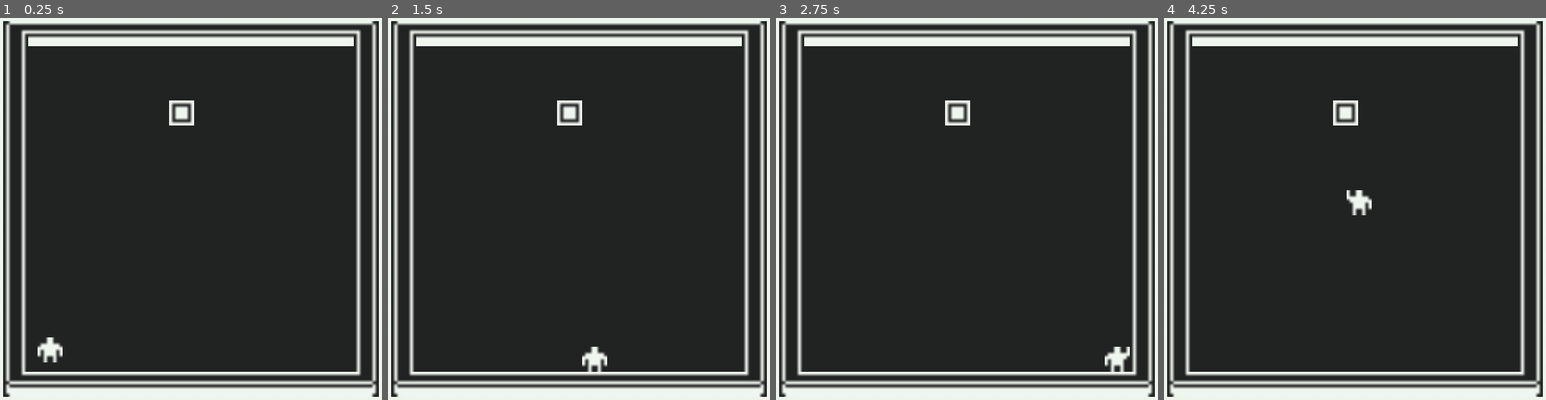
Above: before the commit, frames 1-4 (left to right).
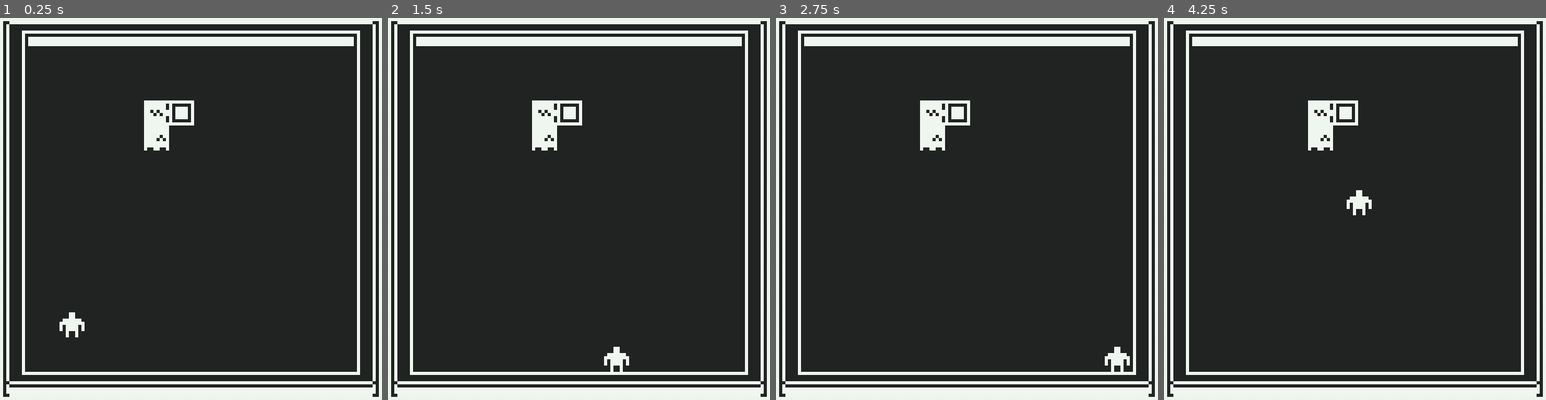
Above: after the commit, the same moments.

Repository: pageSwanson/library-game-series
Game: Godot game, scene res://Planet_0.tscn
Two runs of this game, one before a commit and one after it. Both use one fixed random seed, a clock stepped at 60 frames per second and the inputs below.
Inputs:
- Up to frame 1 (0.25 s): no input
- Up to frame 2 (1.5 s): tap Enter at 0.5 s; hold Right (move_right) 0.53-1.28 s; hold Down (move_down) from 1.28 s (still down)
- Up to frame 3 (2.75 s): tap Space at 2 s; release Down (move_down) at 2.03 s; hold Right (move_right) from 2.03 s (still down)
- Up to frame 4 (4.25 s): release Right (move_right) at 2.78 s; hold Up (move_up) 2.78-3.53 s; hold Left (move_left) from 3.53 s (still down)

The runs differ from the first frame. In frame 1, 9.5% of the frame differs, in the area x 1-99%, y 0-100%; in frame 2, 9.5%; in frame 3, 9.2%; in frame 4, 9.2%.

Commit message:
changes to the game for 03_03_2022 session
adding slime mechanic

Diff:
--- a/space-game/Castaway.gd
+++ b/space-game/Castaway.gd
@@ -1,12 +1,16 @@
 extends KinematicBody2D
 
+signal hit
 
 # Declare member variables here. Examples:
-export var speed = 200 # how fast the character moves across screen (pixels / s)
-var game_window_size
+export var speed : int = 200 # how fast the character moves across screen (pixels / s)
+var game_window_size : Vector2
 
 func set_position(input_position : Vector2) -> void:
 	position = input_position
+
+func enable_collisions() -> void:
+	$CollisionShape2D.set_deferred("disabled", false)
 
 # Called when the node enters the scene tree for the first time.
 func _ready():
@@ -32,7 +36,11 @@
 		elif velocity.x != 0:
 			$AnimatedSprite.play("right")
 			$AnimatedSprite.flip_h = velocity.x < 0 # the sprite should flip if true - by default, this is false (don't flip)
-	else:
-		$AnimatedSprite.play("idle")
 
 	move_and_slide(velocity * speed)
+	for i in get_slide_count():
+		var collision_layer : int = get_slide_collision(i).collider.get_collision_layer()
+		if collision_layer == 0b100:
+			hide()
+			$CollisionShape2D.set_deferred("disabled", true) # can't change physics properties within this method
+			emit_signal("hit")
--- a/space-game/Castaway.tscn
+++ b/space-game/Castaway.tscn
@@ -1,37 +1,31 @@
-[gd_scene load_steps=9 format=2]
+[gd_scene load_steps=8 format=2]
 
 [ext_resource path="res://art/tile_0007.png" type="Texture" id=1]
 [ext_resource path="res://art/tile_0006.png" type="Texture" id=2]
 [ext_resource path="res://Castaway.gd" type="Script" id=3]
 [ext_resource path="res://art/tile_0011.png" type="Texture" id=4]
 [ext_resource path="res://art/tile_0004.png" type="Texture" id=5]
-[ext_resource path="res://art/tile_0005.png" type="Texture" id=6]
 
 [sub_resource type="SpriteFrames" id=1]
 animations = [ {
-"frames": [ ExtResource( 2 ) ],
+"frames": [ ExtResource( 1 ) ],
 "loop": true,
-"name": "right",
+"name": "push_up",
 "speed": 5.0
-}, {
-"frames": [ ExtResource( 4 ) ],
-"loop": true,
-"name": "up",
-"speed": 5.0
-}, {
-"frames": [ ExtResource( 5 ), ExtResource( 6 ) ],
-"loop": true,
-"name": "idle",
-"speed": 2.0
 }, {
 "frames": [ ExtResource( 5 ) ],
 "loop": true,
 "name": "down",
 "speed": 5.0
 }, {
-"frames": [ ExtResource( 1 ) ],
+"frames": [ ExtResource( 2 ), ExtResource( 5 ) ],
 "loop": true,
-"name": "push_up",
+"name": "right",
+"speed": 2.0
+}, {
+"frames": [ ExtResource( 4 ) ],
+"loop": true,
+"name": "up",
 "speed": 5.0
 } ]
 
@@ -48,7 +42,7 @@
 [node name="AnimatedSprite" type="AnimatedSprite" parent="."]
 scale = Vector2( 3, 3 )
 frames = SubResource( 1 )
-animation = "idle"
+animation = "down"
 
 [node name="CollisionShape2D" type="CollisionShape2D" parent="."]
 shape = SubResource( 2 )
--- a/space-game/Obstacle.tscn
+++ b/space-game/Obstacle.tscn
@@ -6,6 +6,7 @@
 extents = Vector2( 11, 11 )
 
 [node name="Obstacle" type="KinematicBody2D"]
+collision_layer = 2
 __meta__ = {
 "_edit_group_": true
 }
--- a/space-game/Planet_0.gd
+++ b/space-game/Planet_0.gd
@@ -7,12 +7,17 @@
 
 func initialize() -> void:
 	$Castaway.set_position($StartPosition.position)
+	$Castaway.show()
+	$Castaway.enable_collisions()
 
 # Called when the node enters the scene tree for the first time.
 func _ready():
 	initialize()
 
-
 # Called every frame. 'delta' is the elapsed time since the previous frame.
 #func _process(delta):
 #	pass
+
+# restart the level
+func _on_Castaway_hit():
+	initialize()
--- a/space-game/Planet_0.tscn
+++ b/space-game/Planet_0.tscn
@@ -11,6 +11,7 @@
 [ext_resource path="res://art/tile_0147.png" type="Texture" id=9]
 [ext_resource path="res://art/tile_0017.png" type="Texture" id=10]
 [ext_resource path="res://art/tile_0160.png" type="Texture" id=11]
+[ext_resource path="res://SlimeObstacle.tscn" type="PackedScene" id=12]
 
 [sub_resource type="ConvexPolygonShape2D" id=1]
 points = PoolVector2Array( 0, 0, 8, 0, 8, 8, 0, 8 )
@@ -212,7 +213,7 @@
 position = Vector2( 349, 91 )
 
 [node name="StartPosition" type="Position2D" parent="."]
-position = Vector2( 69, 339 )
+position = Vector2( 90, 315 )
 
 [node name="Obstacle" parent="." instance=ExtResource( 2 )]
 position = Vector2( 195, 112 )
@@ -222,5 +223,14 @@
 z_index = -1
 tile_set = SubResource( 3 )
 cell_size = Vector2( 8, 8 )
+collision_layer = 2
 format = 1
 tile_data = PoolIntArray( 0, 7, 0, 1, 7, 0, 2, 7, 0, 3, 7, 0, 4, 7, 0, 5, 7, 0, 6, 7, 0, 7, 7, 0, 8, 7, 0, 9, 7, 0, 10, …(3875 unchanged characters)…
+
+[node name="SlimeObstacle" parent="." instance=ExtResource( 12 )]
+position = Vector2( 171, 112 )
+
+[node name="SlimeObstacle2" parent="." instance=ExtResource( 12 )]
+position = Vector2( 171, 136 )
+
+[connection signal="hit" from="Castaway" to="." method="_on_Castaway_hit"]
--- /dev/null
+++ b/space-game/SlimeObstacle.gd
@@ -0,0 +1,35 @@
+extends KinematicBody2D
+
+
+# Declare member variables here. Examples:
+# var a = 2
+# var b = "text"
+
+
+# Called when the node enters the scene tree for the first time.
+func _ready():
+	# randomize()
+	$Sprite.texture = load("res://art/slime/" + load_slime_texture())
+	$Sprite.flip_h = randf() > 0.5
+
+func load_slime_texture() -> String:
+	var slime_directory : Directory = Directory.new()
+	if slime_directory.open("res://art/slime") != OK:
+		print("An error occurred when trying to access the path.")
+		return ""
+
+	slime_directory.list_dir_begin(true, true)
+	var file_name : String = slime_directory.get_next()
+	var slime_file_names : Array = []
+
+	while file_name != "":
+		if file_name.ends_with(".png"):
+			slime_file_names.append(file_name)
+		file_name = slime_directory.get_next()
+	slime_directory.list_dir_end()
+
+	return slime_file_names[randi() % slime_file_names.size()]
+
+# Called every frame. 'delta' is the elapsed time since the previous frame.
+#func _process(delta):
+#	pass
--- /dev/null
+++ b/space-game/SlimeObstacle.tscn
@@ -0,0 +1,13 @@
+[gd_scene load_steps=4 format=2]
+
+[ext_resource path="res://Obstacle.tscn" type="PackedScene" id=1]
+[ext_resource path="res://SlimeObstacle.gd" type="Script" id=2]
+[ext_resource path="res://art/slime/tile_0126.png" type="Texture" id=3]
+
+[node name="SlimeObstacle" instance=ExtResource( 1 )]
+position = Vector2( 201, 158 )
+collision_layer = 4
+script = ExtResource( 2 )
+
+[node name="Sprite" parent="." index="0"]
+texture = ExtResource( 3 )
--- a/space-game/project.godot
+++ b/space-game/project.godot
@@ -20,6 +20,12 @@
 window/size/height=400
 window/stretch/mode="2d"
 window/stretch/aspect="keep"
+
+[importer_defaults]
+
+texture={
+"flags/filter": false
+}
 
 [input]
 
Not shown: 1 places in space-game/Planet_0.tscn that only renumber resources
Renamed: space-game/art/tile_0126.png -> space-game/art/slime/tile_0126.png
Renamed: space-game/art/tile_0127.png -> space-game/art/slime/tile_0127.png
Renamed: space-game/art/tile_0139.png -> space-game/art/slime/tile_0139.png
Renamed: space-game/art/tile_0140.png -> space-game/art/slime/tile_0140.png
Renamed: space-game/art/tile_0141.png -> space-game/art/slime/tile_0141.png
Renamed: space-game/art/tile_0142.png -> space-game/art/slime/tile_0142.png
Renamed: space-game/art/tile_0143.png -> space-game/art/slime/tile_0143.png
Renamed: space-game/art/tile_0156.png -> space-game/art/slime/tile_0156.png
Renamed: space-game/art/tile_0158.png -> space-game/art/slime/tile_0158.png
Renamed: space-game/art/tile_0159.png -> space-game/art/slime/tile_0159.png
